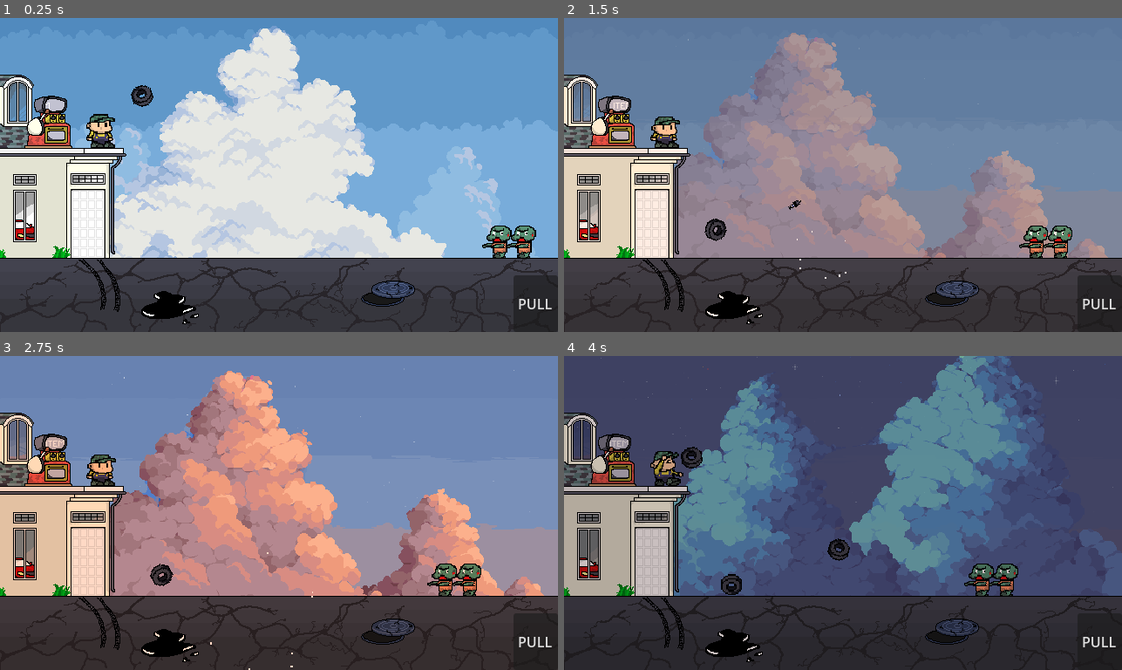
Above: before the commit, frames 1-4 (two rows, left to right).
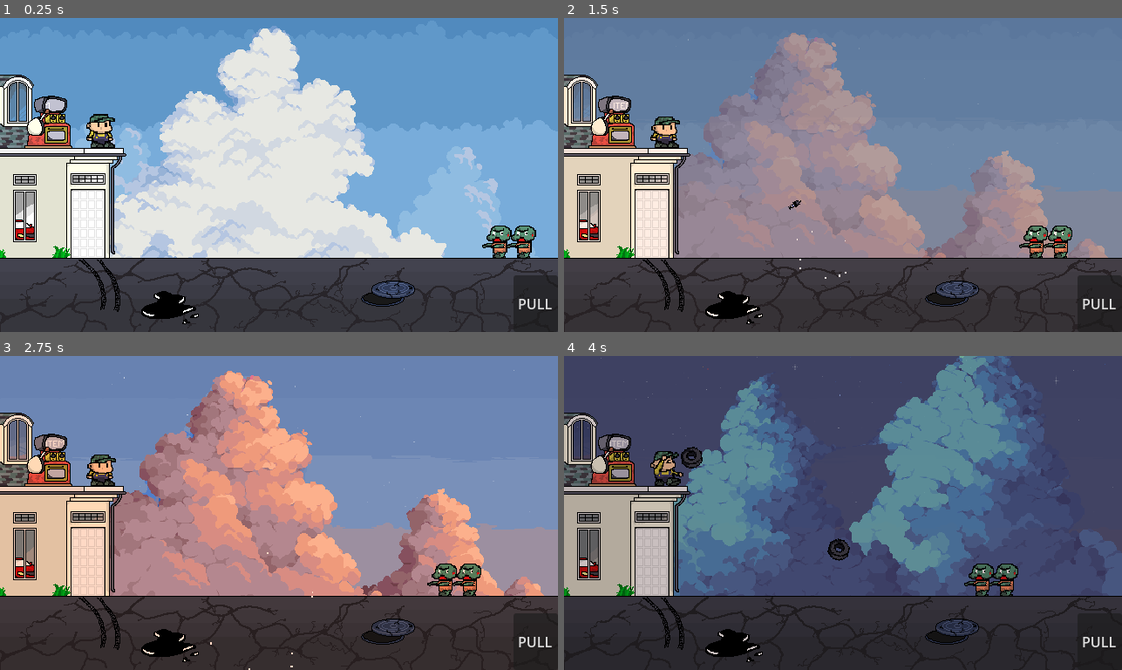
Above: after the commit, the same moments.

Repository: RayhanSP/gamedev-solo
Game: Godot game, scene res://scenes/main.tscn
Two runs of this game, one before a commit and one after it. Both use one fixed random seed, a clock stepped at 60 frames per second and the inputs below.
Inputs:
- Up to frame 1 (0.25 s): no input
- Up to frame 2 (1.5 s): tap Enter (ui_accept) at 0.5, 0.77 s; hold Right (ui_right) from 0.53 s (still down)
- Up to frame 3 (2.75 s): tap Enter (ui_accept) at 1.52 s; release Right (ui_right) at 2.03 s; hold Left (ui_left) from 2.03 s (still down)
- Up to frame 4 (4 s): release Left (ui_left) at 2.78 s; hold Right (ui_right) from 2.78 s (still down); tap Enter (ui_accept) at 3.02, 3.77 s

The runs differ from the first frame. In frame 1, 0.2% of the frame differs, in the area x 23-28%, y 21-29%; in frame 2, 0.2%, in the area x 25-30%, y 63-72%; in frame 3, 0.2%; in frame 4, 0.2%.

Commit message:
feat: implement battery

Diff:
--- /dev/null
+++ b/scenes/item_battery.tscn
@@ -0,0 +1,65 @@
+[gd_scene format=3 uid="uid://blfe2lt2lq7co"]
+
+[ext_resource type="Script" uid="uid://ccoy2s5papwun" path="res://scripts/item_battery.gd" id="1_44w5l"]
+[ext_resource type="Texture2D" uid="uid://barwwrpd0oak3" path="res://assets/sprites/carBattery.png" id="2_b33ot"]
+[ext_resource type="Texture2D" uid="uid://dopxp6wtpqlx2" path="res://assets/sprites/batteryLightning.png" id="3_b33ot"]
+
+[sub_resource type="PhysicsMaterial" id="PhysicsMaterial_7olb4"]
+friction = 0.8
+bounce = 0.1
+
+[sub_resource type="CapsuleShape2D" id="CapsuleShape2D_44w5l"]
+radius = 8.590831
+height = 27.177612
+
+[sub_resource type="CircleShape2D" id="CircleShape2D_b33ot"]
+radius = 46.010868
+
+[sub_resource type="CanvasItemMaterial" id="CanvasItemMaterial_7olb4"]
+blend_mode = 1
+particles_animation = true
+particles_anim_h_frames = 4
+particles_anim_v_frames = 1
+particles_anim_loop = true
+
+[node name="ItemBattery" type="RigidBody2D" unique_id=325952268]
+collision_layer = 0
+physics_material_override = SubResource("PhysicsMaterial_7olb4")
+contact_monitor = true
+max_contacts_reported = 1
+script = ExtResource("1_44w5l")
+
+[node name="Sprite2D" type="Sprite2D" parent="." unique_id=1799721128]
+scale = Vector2(1.5, 1.5)
+texture = ExtResource("2_b33ot")
+
+[node name="CollisionShape2D" type="CollisionShape2D" parent="." unique_id=467373598]
+position = Vector2(0, -1)
+rotation = 0.89884454
+shape = SubResource("CapsuleShape2D_44w5l")
+
+[node name="ShockZone" type="Area2D" parent="." unique_id=1810779284]
+collision_layer = 0
+collision_mask = 2
+
+[node name="CollisionShape2D" type="CollisionShape2D" parent="ShockZone" unique_id=391453986]
+shape = SubResource("CircleShape2D_b33ot")
+
+[node name="ShockTimer" type="Timer" parent="." unique_id=161878664]
+
+[node name="ShockParticles" type="CPUParticles2D" parent="." unique_id=1551165175]
+material = SubResource("CanvasItemMaterial_7olb4")
+amount = 20
+texture = ExtResource("3_b33ot")
+lifetime = 0.15000000000000002
+emission_shape = 1
+emission_sphere_radius = 12.68
+particle_flag_align_y = true
+spread = 180.0
+gravity = Vector2(0, 0)
+initial_velocity_min = 150.0
+initial_velocity_max = 250.0
+scale_amount_min = 0.5
+scale_amount_max = 0.7
+color = Color(0.53, 1, 0.8903333, 1)
+anim_offset_max = 1.0
--- a/scenes/main.tscn
+++ b/scenes/main.tscn
@@ -26,6 +26,7 @@
 [ext_resource type="PackedScene" uid="uid://b7ojs4mc60y5j" path="res://scenes/item_metal_gear.tscn" id="24_2wyq8"]
 [ext_resource type="PackedScene" uid="uid://cxt0ibblim5iq" path="res://scenes/vending_machine.tscn" id="24_y6deb"]
 [ext_resource type="PackedScene" uid="uid://cxxs7pcsc4ei4" path="res://scenes/item_ban.tscn" id="25_og1vs"]
+[ext_resource type="PackedScene" uid="uid://blfe2lt2lq7co" path="res://scenes/item_battery.tscn" id="25_vxglm"]
 
 [sub_resource type="RectangleShape2D" id="RectangleShape2D_sgp6g"]
 size = Vector2(20, 17.552002)
@@ -166,22 +167,21 @@
 position = Vector2(118, 129)
 scale = Vector2(1.25, 1.25)
 script = ExtResource("2_sugp2")
-ammo_list = Array[PackedScene]([ExtResource("3_jyhfs"), ExtResource("25_og1vs"), ExtResource("24_2wyq8")])
+ammo_list = Array[PackedScene]([ExtResource("3_jyhfs"), ExtResource("25_og1vs"), ExtResource("24_2wyq8"), ExtResource("25_vxglm")])
 projectile_scene = ExtResource("3_jyhfs")
 
 [node name="Zombie" parent="." unique_id=1707422033 instance=ExtResource("4_jyhfs")]
 z_index = 1
 position = Vector2(606, 255)
 scale = Vector2(1.25, 1.25)
+max_health = 150
 
 [node name="Zombie2" parent="." unique_id=136789594 instance=ExtResource("4_jyhfs")]
 z_index = 1
 position = Vector2(578, 255)
 scale = Vector2(1.25, 1.25)
+max_health = 250
 
 [node name="VendingMachine" parent="." unique_id=1202862248 instance=ExtResource("24_y6deb")]
 z_index = 1
 position = Vector2(57, 118)
-
-[node name="ItemBan" parent="." unique_id=1733318441 instance=ExtResource("25_og1vs")]
-position = Vector2(163, 61)
--- /dev/null
+++ b/scripts/item_battery.gd
@@ -0,0 +1,58 @@
+extends RigidBody2D
+
+@onready var shock_zone = $ShockZone
+@onready var shock_timer = $ShockTimer
+@onready var particles = $ShockParticles
+
+var is_active = false
+var has_hit_zombie = false
+var damage_on_hit = 2
+var dot_damage = 1
+var aoe_duration = 4.0
+var dot_tick_rate = 0.8
+var slow_factor = 0.3
+
+func _ready():
+	z_index = 1
+	# Pastikan monitoring ON dari awal biar bisa deteksi zombie pas melayang
+	shock_zone.monitoring = true
+
+	if particles:
+		particles.emitting = false
+
+	body_entered.connect(_on_body_entered)
+	shock_zone.body_entered.connect(_on_direct_hit)
+	shock_timer.timeout.connect(_on_shock_tick)
+
+func _on_direct_hit(body):
+	# Deteksi hantaman pertama (sebelum aki mendarat/aktif area DoT)
+	if not is_active and not has_hit_zombie:
+		if body.has_method("take_damage"):
+			print(">> Aki menghantam Zombie! (Direct Hit)")
+			has_hit_zombie = true
+			body.take_damage(damage_on_hit)
+			if body.has_method("apply_knockback"):
+				body.apply_knockback(200.0)
+
+func _on_body_entered(body):
+	if is_active: return
+	if body.name == "Ground":
+		activate_battery()
+
+func activate_battery():
+	is_active = true
+	set_deferred("freeze", true)
+
+	if particles:
+		particles.emitting = true
+
+	shock_timer.start(dot_tick_rate)
+	await get_tree().create_timer(aoe_duration).timeout
+	queue_free()
+
+func _on_shock_tick():
+	var victims = shock_zone.get_overlapping_bodies()
+	for body in victims:
+		if body.has_method("take_damage") and body.has_method("apply_shock_effect"):
+			body.take_damage(dot_damage)
+			body.apply_shock_effect(slow_factor, dot_tick_rate + 0.2)
--- a/scripts/zombie.gd
+++ b/scripts/zombie.gd
@@ -9,6 +9,7 @@
 var knockback_velocity: Vector2 = Vector2.ZERO # Menampung tenaga dorongan
 var is_dead: bool = false # Flag biar zombi gak bangkit dari kubur
 
+@onready var original_speed: float = speed
 @onready var anim = $AnimatedSprite2D
 
 func _ready():
@@ -63,3 +64,21 @@
 
 func die():
 	queue_free()
+
+# FUNGSI BARU: Efek Kesetrum (Slow + Gosong)
+func apply_shock_effect(slow_multiplier: float, duration: float):
+	if is_dead: return
+
+	# 1. Bikin sprite jadi warna abu-abu gelap (gosong)
+	anim.modulate = Color(0.3, 0.3, 0.3)
+
+	# 2. Kurangi kecepatan jalan
+	speed = original_speed * slow_multiplier
+
+	# 3. Tunggu durasi setruman habis
+	await get_tree().create_timer(duration).timeout
+
+	# 4. Kalau belum mati, kembalikan ke kondisi normal
+	if not is_dead:
+		anim.modulate = Color(1.0, 1.0, 1.0) # Balik ke warna asli
+		speed = original_speed
Binary file added: assets/sprites/batteryLightning.png
Not shown, added: assets/sprites/batteryLightning.png.import
Not shown, added: scripts/item_battery.gd.uid
